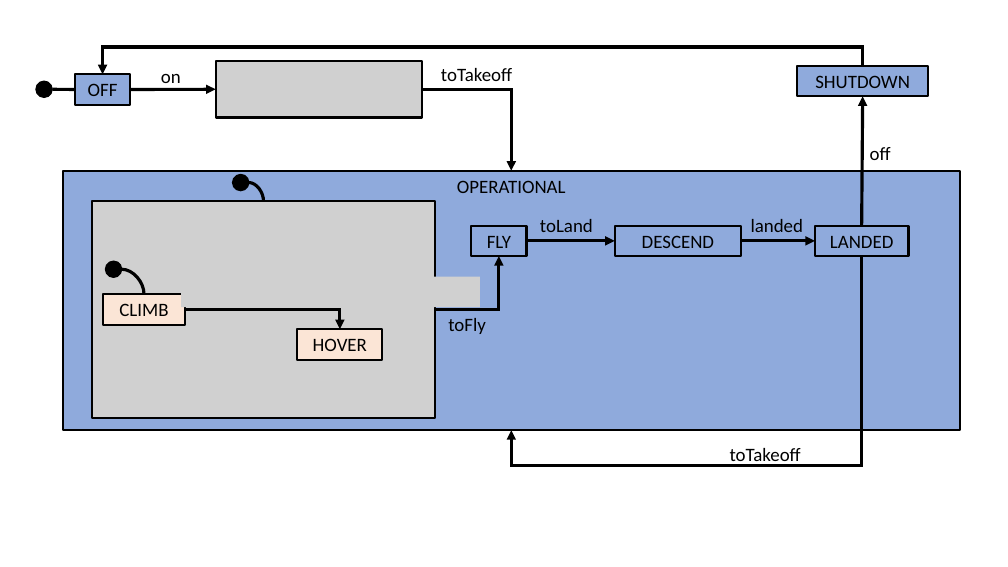
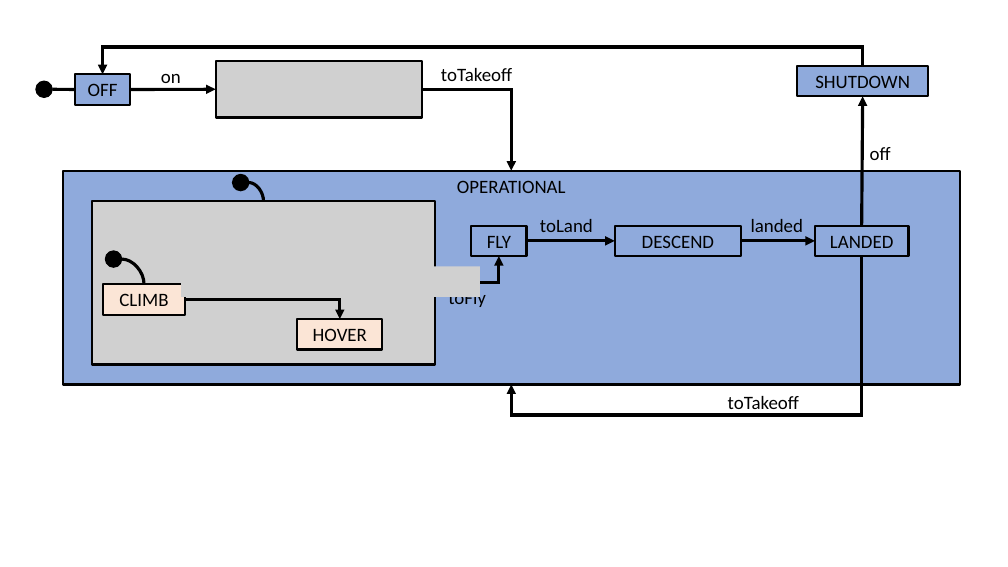
Before and after one commit to kmorris3/rodin_scxml_plugin, a slide deck: slide 2 of manuscripts/ABZ2020/source/figures/Diagrams.pptx. Drawn at 1008x567 pixels with LibreOffice and Linux fonts; fonts in the diff are those of the drawing; grey boxes stand for pictures. Boxes give left, top, right and bottom in pixels: in the first picture for what was removed or moved away, otherwise in the second. Text is boxed around its words. In the diff, an @@ line names an element or a change of style, - is before the commit and + after.

```diff
--- a/manuscripts/ABZ2020/source/figures/Diagrams.pptx
+++ b/manuscripts/ABZ2020/source/figures/Diagrams.pptx
@@ rectangle "OPERATIONAL": place and size @@
-rectangle "OPERATIONAL" at (63, 171, 960, 430)
+rectangle "OPERATIONAL" at (63, 171, 960, 385)
@@ picture: place and size @@
-picture at (91, 201, 436, 418)
+picture at (91, 201, 436, 364)
@@ 2 rectangles, 1 ellipse, 1 curved line, 1 elbow arrow, 1 picture: place and size @@
-2 rectangles, 1 ellipse, 1 curved line, 1 elbow arrow, 1 picture at (103, 261, 480, 359)
+2 rectangles, 1 ellipse, 1 curved line, 1 elbow arrow, 1 picture at (103, 251, 480, 349)
@@ elbow arrow moved from (436, 310) - (499, 256) to (436, 283) - (499, 256) @@
@@ elbow arrow moved from (862, 256) - (511, 430) to (862, 256) - (511, 385) @@
@@ text "toFly": place and size @@
-text "toFly" at (448, 318, 486, 334)
+text "toFly" at (448, 289, 486, 307)
@@ text "toTakeoff": place and size @@
-text "toTakeoff" at (730, 448, 801, 467)
+text "toTakeoff" at (728, 396, 799, 414)
```
Also in this commit, not shown: 1 other slide changed, 3 other files.
